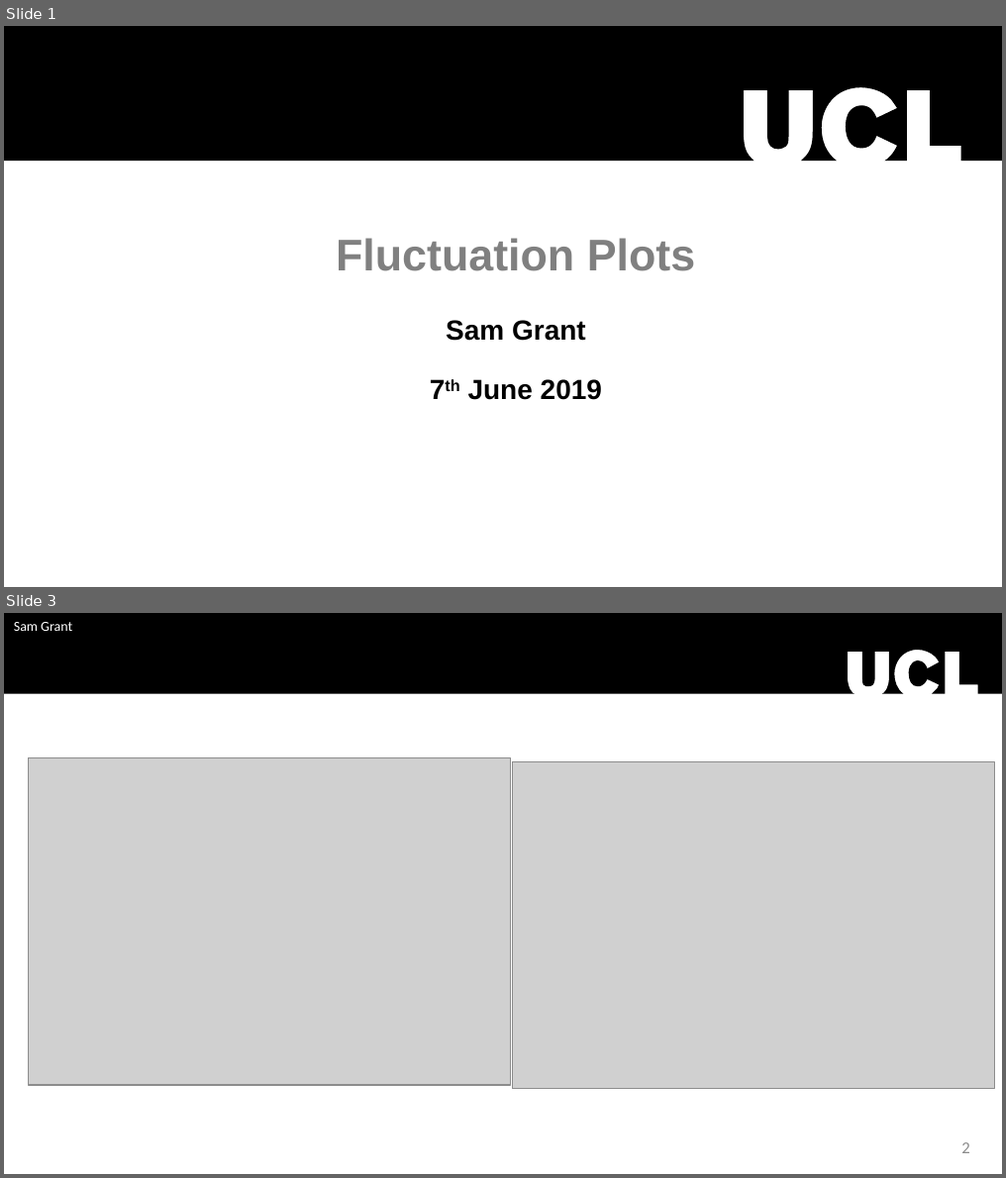
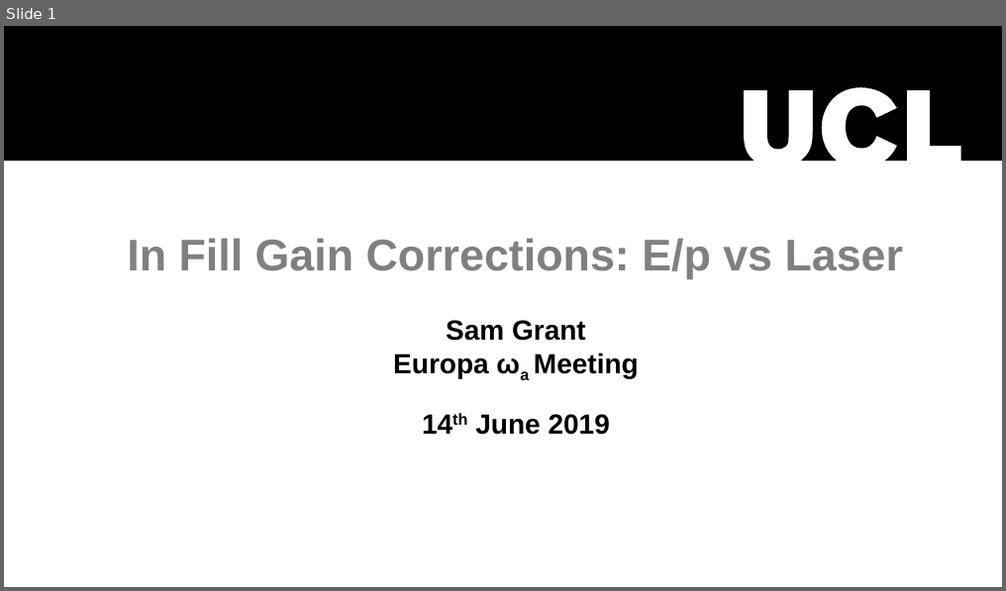
Before and after one commit to sam-grant/EpRatio, a slide deck: fluctuation.pptx. Shown one above the other, each under a label of ours: slides 1 and 3 before the commit, slide 1 after it; the slides between them are not shown. The pictures are 1006x1178 and 1006x591 pixels, drawn with LibreOffice and Linux fonts; fonts in the diff are those of the drawing; grey boxes stand for pictures; background and template pictures are left out. Boxes give left, top, right and bottom in pixels: in the first picture for what was removed or moved away, otherwise in the second. Text is boxed around its words. In the diff, an @@ line names an element or a change of style, - is before the commit and + after.

```diff
--- a/fluctuation.pptx
+++ b/fluctuation.pptx
@@ slide 3 removed at box(4, 613, 1002, 1174), background #FFFFFF @@
@@ freeform shape removed at box(4, 613, 1002, 694) @@
@@ text removed at box(14, 622, 72, 631) @@
-Sam Grant
@@ rectangle removed at box(667, 698, 700, 725) @@
@@ rectangle removed at box(677, 708, 773, 758) @@
@@ picture removed at box(28, 759, 510, 1086) @@
@@ picture removed at box(512, 761, 994, 1089) @@
@@ page number removed at box(961, 1143, 969, 1154) @@
-2
@@ slide 1 changed as well @@
@@ title at box(127, 238, 903, 435): text changed @@
-Fluctuation Plots
-Sam Grant
-7th June 2019
+In Fill Gain Corrections: E/p vs Laser
+Sam Grant
+Europa ωa Meeting
+14th June 2019
```
Also in this commit, not shown: 8 slides added, 3 other slides removed, 28 other files.
